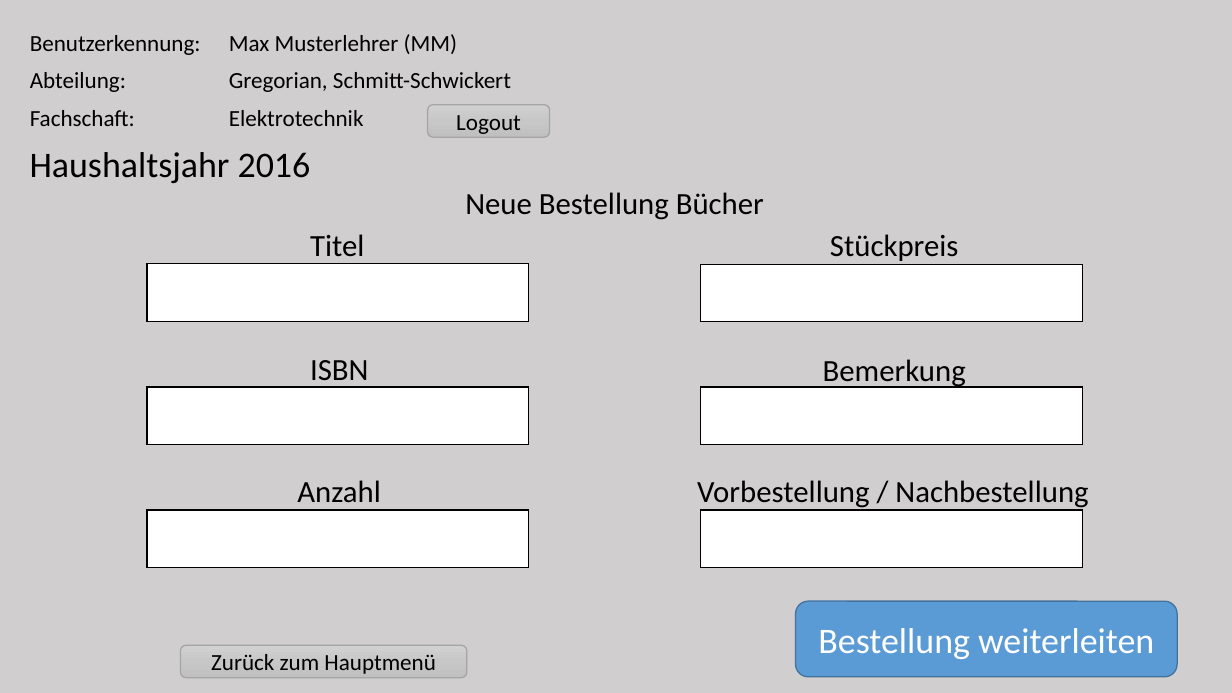
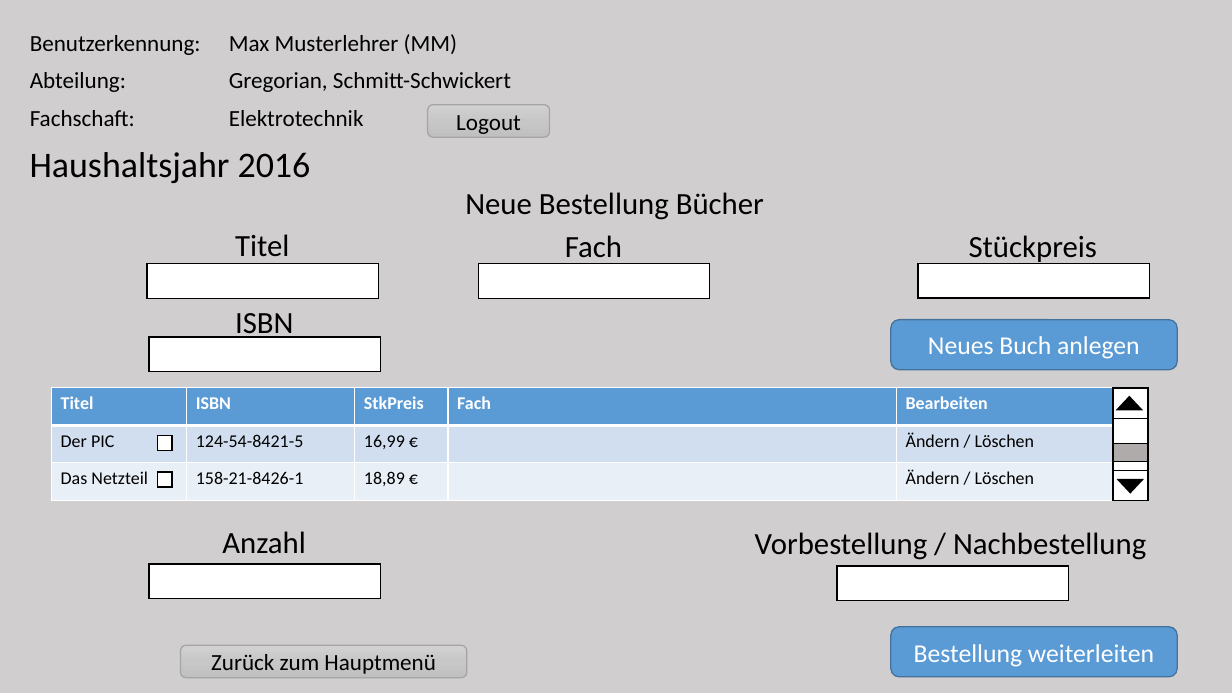
Before and after one commit to Kelevrae/LittleBigPlanet, a slide deck: slide 5 of Techniker Dokus/Mockup User.pptx. Drawn at 1232x693 pixels with LibreOffice and Linux fonts; fonts in the diff are those of the drawing; background and template pictures are left out. Boxes give left, top, right and bottom in pixels: in the first picture for what was removed or moved away, otherwise in the second. Text is boxed around its words. In the diff, an @@ line names an element or a change of style, - is before the commit and + after.

```diff
--- a/Techniker Dokus/Mockup User.pptx
+++ b/Techniker Dokus/Mockup User.pptx
@@ text "Titel": place and size @@
-text "Titel" at (310,234,364,265)
+text "Titel" at (235,234,289,265)
@@ text added at (565,235,622,265), 24 pt, text #000000 @@
+Fach
@@ text "Stückpreis": place and size @@
-text "Stückpreis" at (830,234,959,265)
+text "Stückpreis" at (969,235,1098,265)
@@ rectangle: place and size @@
-rectangle at (147,263,529,321)
+rectangle at (147,263,379,299)
@@ rectangle added at (479,263,711,299), fill #FFFFFF, outline #000000 1 pt @@
@@ rectangle: place and size @@
-rectangle at (701,264,1082,322)
+rectangle at (918,263,1150,299)
@@ text "ISBN": place and size @@
-text "ISBN" at (310,360,368,388)
+text "ISBN" at (235,313,293,341)
@@ rounded rectangle added at (891,320,1177,370), fill #5B9BD5, outline #43739E 1 pt, 20 pt, text #FFFFFF @@
+Neues Buch anlegen
@@ rectangle: place and size @@
-rectangle at (147,387,529,445)
+rectangle at (149,337,381,372)
@@ text removed at (823,359,966,390) @@
-Bemerkung
@@ table added at (52,388,1114,501), 3 rows, 5 columns @@
+Titel | ISBN | StkPreis | Fach | Bearbeiten
+Der PIC | 124-54-8421-5 | 16,99 € |  | Ändern / Löschen
+Das Netzteil | 158-21-8426-1 | 18,89 € |  | Ändern / Löschen
@@ rectangle removed at (701,387,1082,445) @@
@@ rectangle added at (1114,388,1149,501), fill #FFFFFF, outline #000000 1 pt @@
@@ rectangle added at (1114,388,1149,419), fill #FFFFFF, outline #000000 1 pt @@
@@ triangle added at (1117,396,1142,409), fill #000000, outline #000000 1 pt @@
@@ rectangle added at (157,435,172,450), fill #FFFFFF, outline #000000 1 pt @@
@@ rectangle added at (1114,444,1149,461), fill #AFABAB, outline #000000 1 pt @@
@@ rectangle added at (157,472,172,487), fill #FFFFFF, outline #000000 1 pt @@
@@ rectangle added at (1114,470,1149,501), fill #FFFFFF, outline #000000 1 pt @@
@@ triangle added at (1118,480,1143,493), fill #000000, outline #000000 1 pt @@
@@ text "Anzahl" rewrapped from (297,480,381,510) to (222,531,306,554) @@
@@ text "Vorbestellung / Nachbestellung": place and size @@
-text "Vorbestellung / Nachbestellung" at (697,480,1088,510)
+text "Vorbestellung / Nachbestellung" at (755,532,1146,560)
@@ rectangle: place and size @@
-rectangle at (147,510,529,567)
+rectangle at (149,565,381,600)
@@ rectangle: place and size @@
-rectangle at (701,510,1082,567)
+rectangle at (837,567,1069,602)
@@ rounded rectangle "Bestellung weiterleiten": place and size @@
-rounded rectangle "Bestellung weiterleiten" at (796,602,1177,677)
+rounded rectangle "Bestellung weiterleiten" at (891,627,1177,677)
@@ rounded rectangle "Bestellung weiterleiten" at (891,627,1177,677): size 28 to 20 pt @@
```
Also in this commit, not shown: 2 other slides changed, 1 other file.
